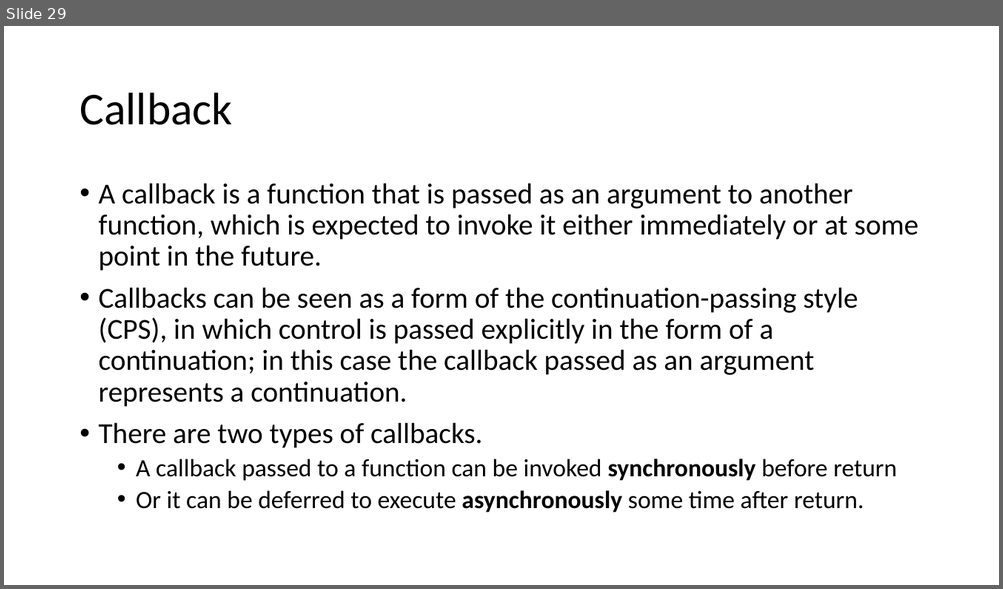
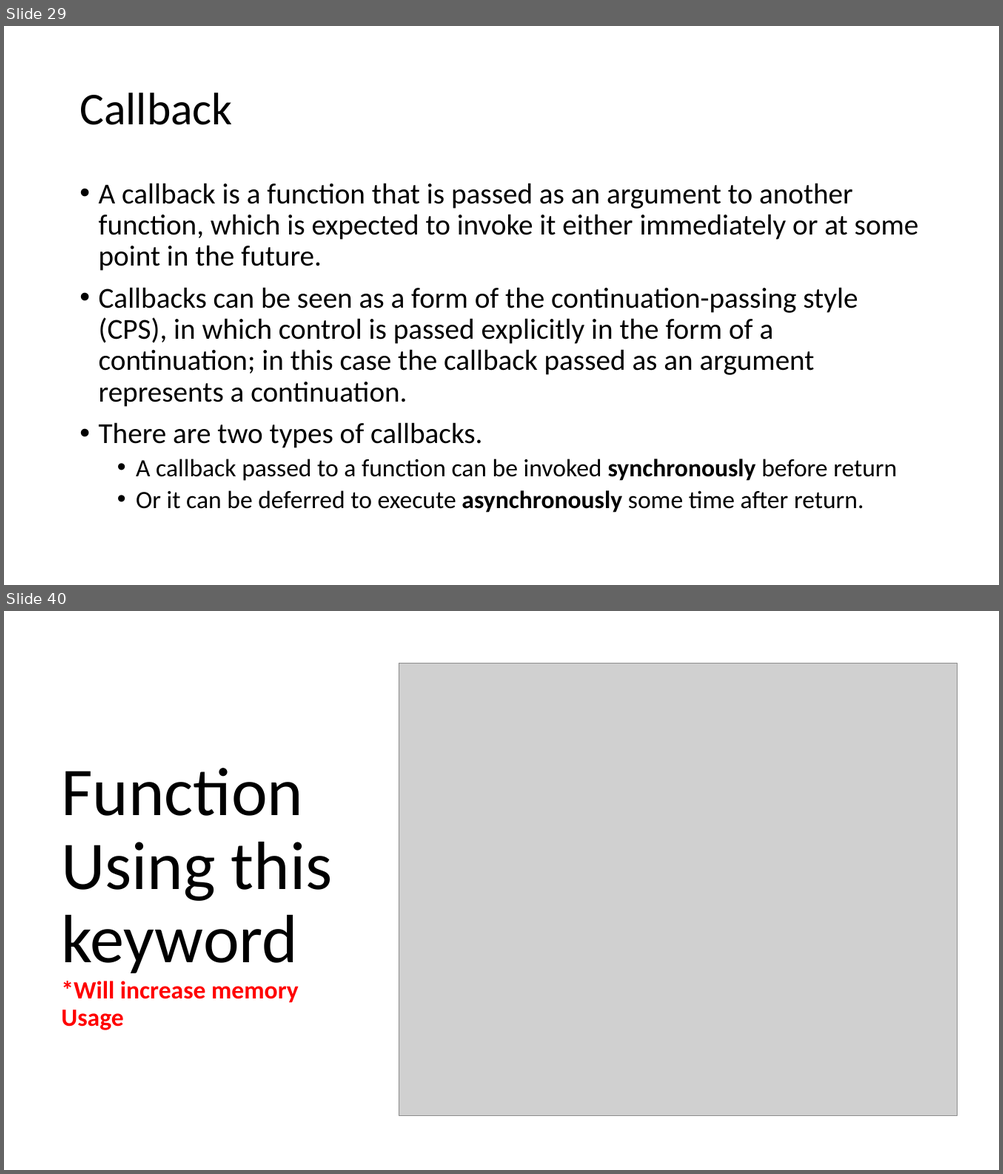
Before and after one commit to madhurinitu/EcmaBy_Manish, a slide deck: Notes/ECMAScript.pptx. Shown one above the other, each under a label of ours: slide 29 before the commit, slides 29 and 40 after it; the slides between them are not shown. The pictures are 1003x589 and 1003x1174 pixels, drawn with LibreOffice and Linux fonts; fonts in the diff are those of the drawing; grey boxes stand for pictures. Boxes give left, top, right and bottom in pixels: in the first picture for what was removed or moved away, otherwise in the second. Text is boxed around its words. In the diff, an @@ line names an element or a change of style, - is before the commit and + after.

```diff
--- a/Notes/ECMAScript.pptx
+++ b/Notes/ECMAScript.pptx
@@ slide 40 added at bbox=[4, 611, 999, 1170], background #FFFFFF @@
@@ picture added at bbox=[399, 664, 958, 1116] @@
@@ title added at bbox=[61, 768, 333, 1031], 66 pt, text #000000 @@
+Function Using this keyword
+*Will increase memory Usage
```
Also in this commit, not shown: 35 other slides added.
